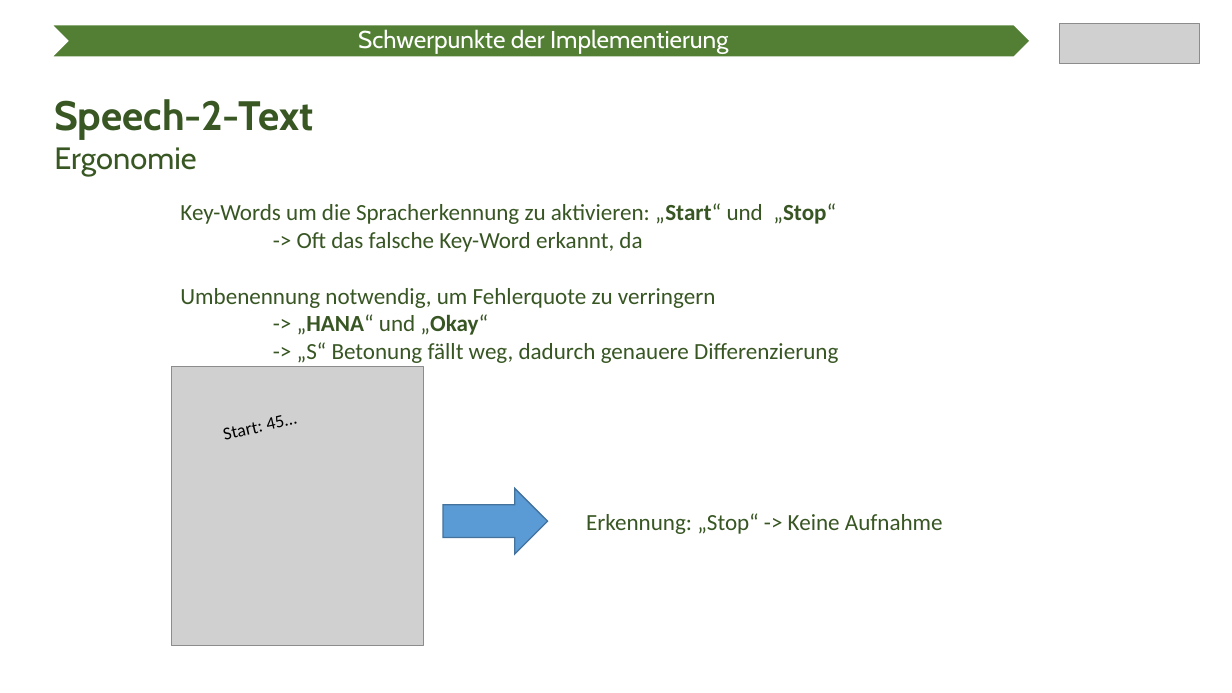
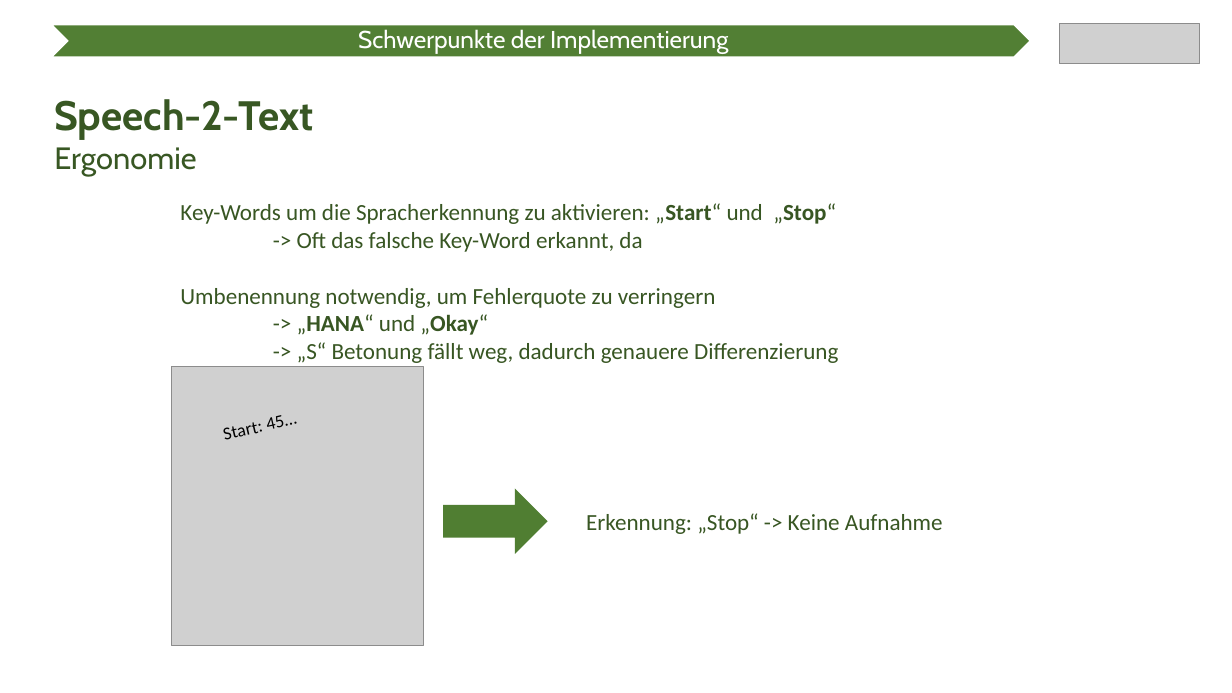
Before and after one commit to Ratoh/SAPLEXA, a slide deck: slide 7 of CavallaroAngelo/Präsentation Wahlmodulvorstellung/SAPlexa Präsentation FINAL.pptx. Drawn at 1232x693 pixels with LibreOffice and Linux fonts; fonts in the diff are those of the drawing; grey boxes stand for pictures. Boxes give left, top, right and bottom in pixels: in the first picture for what was removed or moved away, otherwise in the second. Text is boxed around its words. In the diff, an @@ line names an element or a change of style, - is before the commit and + after.

```diff
--- a/CavallaroAngelo/Präsentation Wahlmodulvorstellung/SAPlexa Präsentation FINAL.pptx
+++ b/CavallaroAngelo/Präsentation Wahlmodulvorstellung/SAPlexa Präsentation FINAL.pptx
@@ right arrow at [443,489,547,555]: fill #5B9BD5 to #507E32; outline #43739E 1 pt to none @@
```
Also in this commit, not shown: 2 other slides changed.
